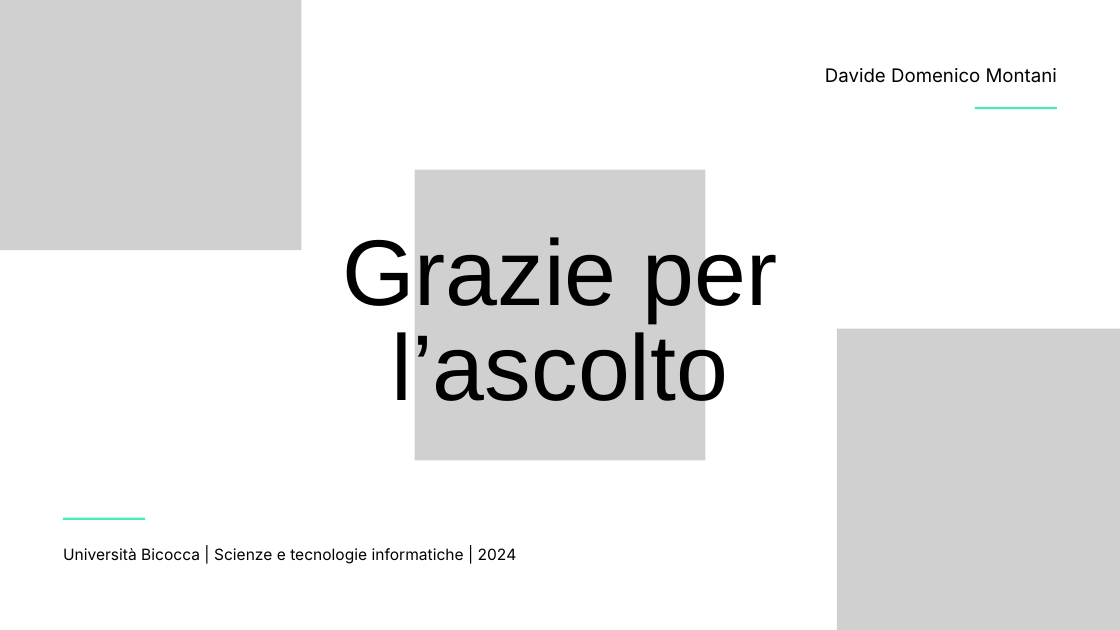
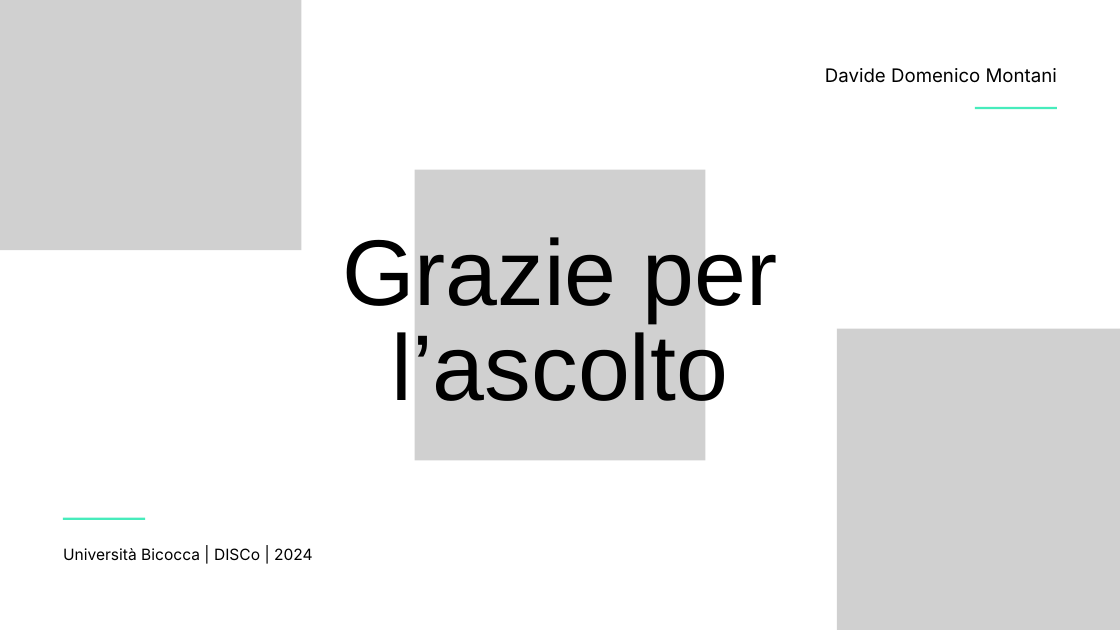
Before and after one commit to Davide-Domenico-Montani/12-GreenWay, a slide deck: slide 9 of documentazione/Presentazione tesi GreenWay Davide Domenico Montani 890107.pptx. Drawn at 1120x630 pixels with LibreOffice and Linux fonts; fonts in the diff are those of the drawing; grey boxes stand for pictures. Boxes give left, top, right and bottom in pixels: in the first picture for what was removed or moved away, otherwise in the second. Text is boxed around its words. In the diff, an @@ line names an element or a change of style, - is before the commit and + after.

Commit message:
modifica presentazione

```diff
--- a/documentazione/Presentazione tesi GreenWay Davide Domenico Montani 890107.pptx
+++ b/documentazione/Presentazione tesi GreenWay Davide Domenico Montani 890107.pptx
@@ text at (x1=63, y1=548, x2=313, y2=560): text changed @@
-Università Bicocca | Scienze e tecnologie informatiche | 2024
+Università Bicocca | DISCo | 2024
```
